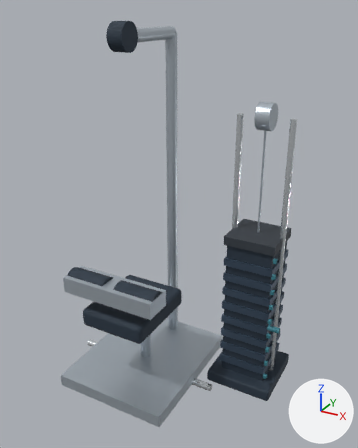
The glTF model motion/models/lat_pulldown.glb as it was, and as the next commit left it.
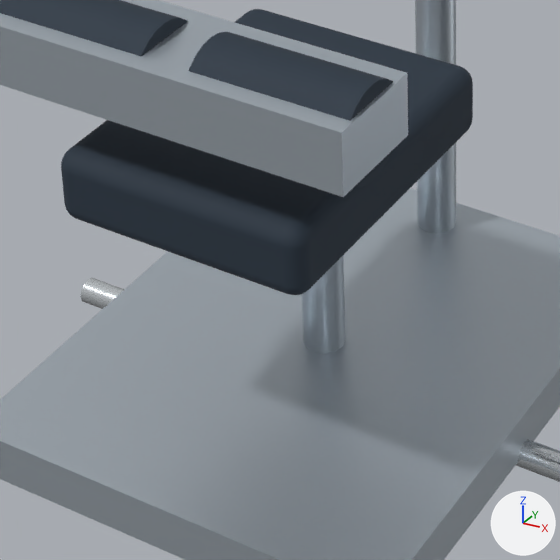
The first picture shows the older version from a camera (50 mm lens) standing at (1.55, -2.34, 2.29) and looking at (0.25, 0.03, 1.11). The close-ups show the older and then the newer version on the part from 19% to 57% of the width and 61% to 91% of the height of that picture. Only the edits that show in the close-ups are written down. Lighting does not change. The marker at lower right points along +X, +Y and +Z. Where no turn or scale is listed for an object, it has been applied to the vertices.

Objects in the first close-up: 'base', 'grip', 'overhead', 'post', 'seat', 'thighRestraint', 'thighRoller', 'thighRoller.001'.
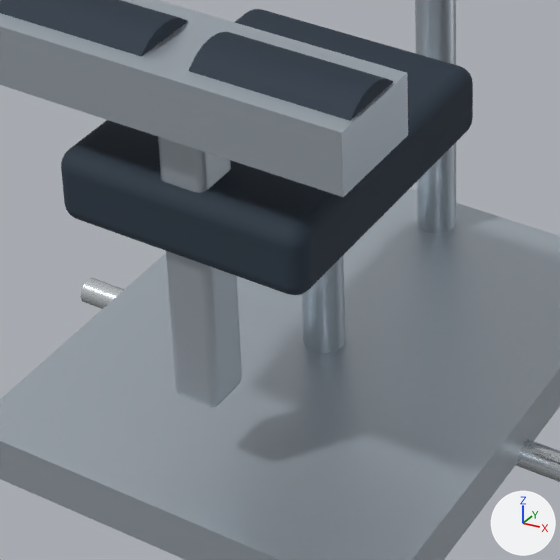
The edits, one by one:
Mesh me_mesh_35 is new.
It has 152 vertices, 300 faces and spans x -0.04..0.04, y -0.04..0.04, z -0.26..0.26.
It uses material mat_material_1 (pale blue #bac4cd).
Object 'kneePadPost' (ob_kneepadpost) is new; it shows me_mesh_35.
Its location is (0.0, -0.32, 0.47).

Changed parts and their boxes [x1, y1, x2, y2] in the close-ups (560 x 560 px):
'kneePadPost', added (pale blue): after [158, 137, 242, 407]
